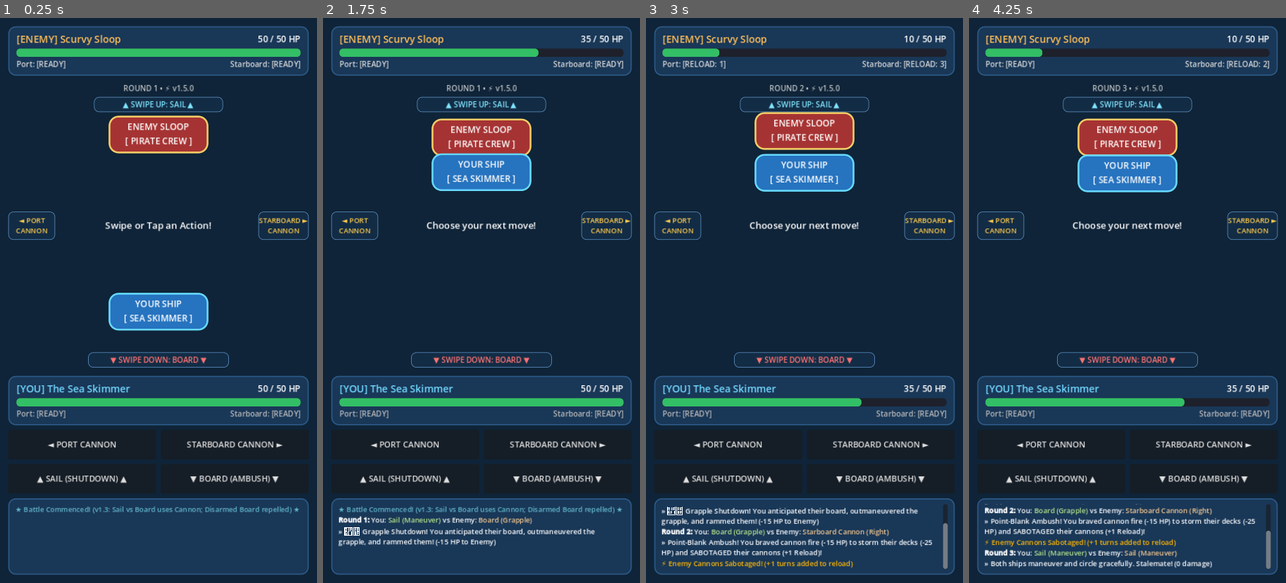
Above: before the commit, frames 1-4 (left to right).
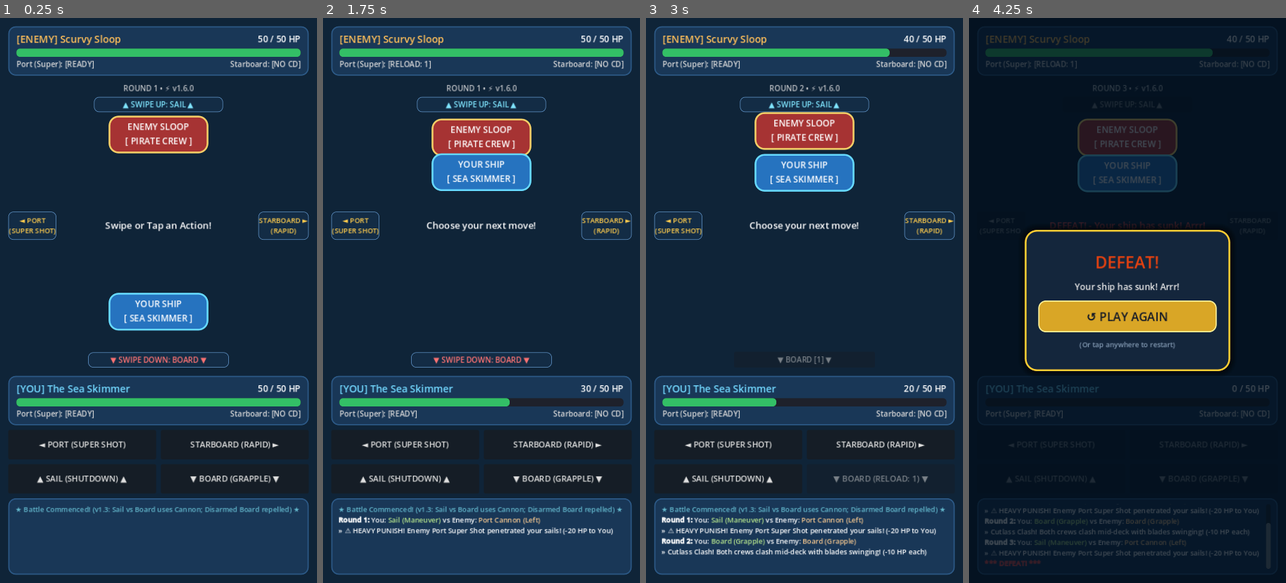
Above: after the commit, the same moments.

Repository: ajknox-agent/rogue-swipe
Game: Godot game, scene res://scenes/battle.tscn
Same seed, same stepped clock (60 frames per second), same inputs: the game is played once before the commit and once after it.
Inputs (mouse positions are in pixels of both pictures, inside the frame that each line leads up to):
- Up to frame 1 (0.25 s): no input
- Up to frame 2 (1.75 s): tap Enter at 0.5 s; drag from (481, 300) to (513, 176) at 0.52 s; drag from (418, 328) to (465, 413) at 1.27 s
- Up to frame 3 (3 s): move the mouse to (836, 176) at 2.02 s; hold D 2.03-2.75 s; drag from (788, 413) to (709, 215) at 2.77 s
- Up to frame 4 (4.25 s): move the mouse to (1222, 385) at 3.52 s; hold A from 3.53 s (still down)

The runs differ from the first frame. In frame 1, 1.3% of the frame differs, in the area x 2-95%, y 7-83%; in frame 2, 3.5%; in frame 3, 7.1%; in frame 4, 43%, in the area x 2-98%, y 1-99%.

Commit message:
Implement asymmetric cannons (Starboard no CD, Port super anti-sail shot 1t CD) and Board 1t CD

Diff:
--- a/config.json
+++ b/config.json
@@ -1,14 +1,16 @@
 {
-  "config_version": "1.5.0",
-  "config_name": "The 3 Pillars: Power, Punish & Shutdown",
+  "config_version": "1.6.0",
+  "config_name": "Asymmetric Cannons & Board Cooldown",
   "max_hp": 50,
   "cannon_damage": 15,
   "cannon_vs_sail_damage": 8,
+  "port_super_shot_damage": 20,
   "sail_ram_damage": 15,
   "board_crit_damage": 25,
   "board_clash_damage": 10,
-  "grapeshot_repel_damage": 20,
-  "cannon_cooldown_turns": 2,
+  "port_cooldown_turns": 1,
+  "starboard_cooldown_turns": 0,
+  "board_cooldown_turns": 1,
   "board_sabotage_turns": 1,
   "sail_consumes_cannon": false,
   "unsuppressed_board_penalized": false,
--- a/scripts/battle_manager.gd
+++ b/scripts/battle_manager.gd
@@ -191,17 +191,14 @@
 		valid_actions.append(CombatResolver.Action.CANNON_PORT)
 	if enemy_ship.is_action_available(CombatResolver.Action.CANNON_STARBOARD):
 		valid_actions.append(CombatResolver.Action.CANNON_STARBOARD)
-	valid_actions.append(CombatResolver.Action.SAIL)
-	valid_actions.append(CombatResolver.Action.BOARD)
-
-	# If player has burned both cannons, armed enemy prioritizes Cannon to punish them!
-	if not player_ship.has_ready_cannon():
-		var cannon_acts: Array[CombatResolver.Action] = []
-		for a in valid_actions:
-			if CombatResolver.is_cannon(a):
-				cannon_acts.append(a)
-		if not cannon_acts.is_empty() and randf() < config.enemy_ai_aggression:
-			return cannon_acts.pick_random()
+	if enemy_ship.is_action_available(CombatResolver.Action.SAIL):
+		valid_actions.append(CombatResolver.Action.SAIL)
+	if enemy_ship.is_action_available(CombatResolver.Action.BOARD):
+		valid_actions.append(CombatResolver.Action.BOARD)
+
+	# If Port Super Shot is ready, smart chance to fire it!
+	if enemy_ship.is_action_available(CombatResolver.Action.CANNON_PORT) and randf() < 0.45:
+		return CombatResolver.Action.CANNON_PORT
 
 	return valid_actions.pick_random()
 
@@ -252,10 +249,10 @@
 	# Apply Sabotage (+N to opponent's cannon cooldowns)
 	if result.enemy_cannons_sabotaged:
 		enemy_ship.sabotage_cannons(config.board_sabotage_turns)
-		_log_message("[color=#ffb703]⚡ Enemy Cannons Sabotaged! (+%d turns added to reload)[/color]" % config.board_sabotage_turns)
+		_log_message("[color=#ffb703]⚡ Enemy Cannons Sabotaged! (+%d turn reload)[/color]" % config.board_sabotage_turns)
 	if result.player_cannons_sabotaged:
 		player_ship.sabotage_cannons(config.board_sabotage_turns)
-		_log_message("[color=#e63946]⚠️ Your Cannons Were Sabotaged! (+%d turns added to reload)[/color]" % config.board_sabotage_turns)
+		_log_message("[color=#e63946]⚠️ Your Cannons Were Sabotaged! (+%d turn reload)[/color]" % config.board_sabotage_turns)
 
 	_update_ui()
 
@@ -307,14 +304,9 @@
 	edge_hint_bottom.disabled = not can_board
 
 func _update_ui() -> void:
-	var p_cannons_ready = player_ship.get_ready_cannon_count()
-
 	# Round Header
 	var sync_badge = "⚡" if config.is_live_synced else "⚓"
-	if p_cannons_ready == 0:
-		round_info_label.text = "R%d • ⚠️ DISARMED! | %s v%s" % [round_number, sync_badge, config.config_version]
-	else:
-		round_info_label.text = "ROUND %d • %s v%s" % [round_number, sync_badge, config.config_version]
+	round_info_label.text = "ROUND %d • %s v%s" % [round_number, sync_badge, config.config_version]
 
 	# Health Bars
 	player_hp_bar.max_value = config.max_hp
@@ -326,47 +318,41 @@
 	enemy_hp_label.text = "%d / %d HP" % [enemy_ship.hp, config.max_hp]
 
 	# Cooldown Badges
-	player_port_cd_label.text = "Port: " + _cd_str(player_ship.port_cannon_cd)
-	player_starboard_cd_label.text = "Starboard: " + _cd_str(player_ship.starboard_cannon_cd)
-
-	if p_cannons_ready == 0:
-		player_port_cd_label.modulate = Color(1.0, 0.4, 0.4)
-		player_starboard_cd_label.modulate = Color(1.0, 0.4, 0.4)
-	else:
-		player_port_cd_label.modulate = Color(0.85, 0.85, 0.85)
-		player_starboard_cd_label.modulate = Color(0.85, 0.85, 0.85)
-
-	enemy_port_cd_label.text = "Port: " + _cd_str(enemy_ship.port_cannon_cd)
-	enemy_starboard_cd_label.text = "Starboard: " + _cd_str(enemy_ship.starboard_cannon_cd)
+	player_port_cd_label.text = "Port (Super): " + _cd_str(player_ship.port_cannon_cd)
+	if player_ship.starboard_cannon_cd > 0:
+		player_starboard_cd_label.text = "Starboard: [RELOAD: %d]" % player_ship.starboard_cannon_cd
+	else:
+		player_starboard_cd_label.text = "Starboard: [NO CD]"
+
+	enemy_port_cd_label.text = "Port (Super): " + _cd_str(enemy_ship.port_cannon_cd)
+	if enemy_ship.starboard_cannon_cd > 0:
+		enemy_starboard_cd_label.text = "Starboard: [RELOAD: %d]" % enemy_ship.starboard_cannon_cd
+	else:
+		enemy_starboard_cd_label.text = "Starboard: [NO CD]"
 
 	# Button Text with Cooldown Indicator
 	if player_ship.port_cannon_cd > 0:
-		btn_port.text = "◄ PORT [%d]" % player_ship.port_cannon_cd
-		edge_hint_left.text = "◄ PORT\n[%d]" % player_ship.port_cannon_cd
-	else:
-		btn_port.text = "◄ PORT CANNON"
-		edge_hint_left.text = "◄ PORT\nCANNON"
+		btn_port.text = "◄ PORT SUPER [%d]" % player_ship.port_cannon_cd
+		edge_hint_left.text = "◄ PORT SUPER\n[%d]" % player_ship.port_cannon_cd
+	else:
+		btn_port.text = "◄ PORT (SUPER SHOT)"
+		edge_hint_left.text = "◄ PORT\n(SUPER SHOT)"
 
 	if player_ship.starboard_cannon_cd > 0:
 		btn_starboard.text = "STARBOARD [%d] ►" % player_ship.starboard_cannon_cd
 		edge_hint_right.text = "STARBOARD ►\n[%d]" % player_ship.starboard_cannon_cd
 	else:
-		btn_starboard.text = "STARBOARD CANNON ►"
-		edge_hint_right.text = "STARBOARD ►\nCANNON"
-
-	# Dynamic Sail / Board hints based on config
-	if config.sail_consumes_cannon and p_cannons_ready == 0:
-		btn_sail.text = "▲ SAIL (EVADE - 0 DMG) ▲"
-		edge_hint_top.text = "▲ SWIPE UP: SAIL (EVADE) ▲"
-	else:
-		btn_sail.text = "▲ SAIL (SHUTDOWN) ▲"
-		edge_hint_top.text = "▲ SWIPE UP: SAIL ▲"
-
-	if config.unsuppressed_board_penalized and p_cannons_ready == 0:
-		btn_board.text = "▼ BOARD (⚠️ NO COVER) ▼"
-		edge_hint_bottom.text = "▼ SWIPE DOWN: BOARD (⚠️ NO COVER) ▼"
-	else:
-		btn_board.text = "▼ BOARD (AMBUSH) ▼"
+		btn_starboard.text = "STARBOARD (RAPID) ►"
+		edge_hint_right.text = "STARBOARD ►\n(RAPID)"
+
+	btn_sail.text = "▲ SAIL (SHUTDOWN) ▲"
+	edge_hint_top.text = "▲ SWIPE UP: SAIL ▲"
+
+	if player_ship.board_cd > 0:
+		btn_board.text = "▼ BOARD (RELOAD: %d) ▼" % player_ship.board_cd
+		edge_hint_bottom.text = "▼ BOARD [%d] ▼" % player_ship.board_cd
+	else:
+		btn_board.text = "▼ BOARD (GRAPPLE) ▼"
 		edge_hint_bottom.text = "▼ SWIPE DOWN: BOARD ▼"
 
 	_set_buttons_enabled(current_state == State.PLAYER_TURN)
--- a/scripts/combat_resolver.gd
+++ b/scripts/combat_resolver.gd
@@ -66,6 +66,8 @@
 	var penalize_unsuppressed = config.unsuppressed_board_penalized if config and "unsuppressed_board_penalized" in config else true
 	var sail_consumes = config.sail_consumes_cannon if config and "sail_consumes_cannon" in config else true
 
+	var port_super_dmg = config.port_super_shot_damage if config and "port_super_shot_damage" in config else 20
+
 	var p_cannon = is_cannon(player_act)
 	var e_cannon = is_cannon(enemy_act)
 
@@ -79,14 +81,22 @@
 	# Case 2: Cannon vs Sail
 	elif p_cannon and enemy_act == Action.SAIL:
 		res.player_damage = 0
-		res.enemy_damage = c_v_s_dmg
-		res.outcome_summary = "Enemy sails evasively! Cannon deals glancing hit for -%d HP." % c_v_s_dmg
+		if player_act == Action.CANNON_PORT:
+			res.enemy_damage = port_super_dmg
+			res.outcome_summary = "💥 SUPER SHOT! Port heavy cannon penetrated enemy sails! (-%d HP to Enemy)" % port_super_dmg
+		else:
+			res.enemy_damage = c_v_s_dmg
+			res.outcome_summary = "Enemy sails evasively! Starboard cannon deals glancing hit for -%d HP." % c_v_s_dmg
 		res.advantage = "PLAYER"
 
 	elif player_act == Action.SAIL and e_cannon:
-		res.player_damage = c_v_s_dmg
 		res.enemy_damage = 0
-		res.outcome_summary = "You sail evasively! Mitigated enemy cannon blast to -%d HP." % c_v_s_dmg
+		if enemy_act == Action.CANNON_PORT:
+			res.player_damage = port_super_dmg
+			res.outcome_summary = "⚠️ HEAVY PUNISH! Enemy Port Super Shot penetrated your sails! (-%d HP to You)" % port_super_dmg
+		else:
+			res.player_damage = c_v_s_dmg
+			res.outcome_summary = "You sail evasively! Mitigated Starboard cannon blast to -%d HP." % c_v_s_dmg
 		res.advantage = "ENEMY"
 
 	# Case 3: Cannon vs Board
--- a/scripts/game_config.gd
+++ b/scripts/game_config.gd
@@ -13,21 +13,25 @@
 # Damage Values
 var cannon_damage: int = 15
 var cannon_vs_sail_damage: int = 8
+var port_super_shot_damage: int = 20  # Heavy super shot vs Sail (punishes sailing)
 var sail_ram_damage: int = 15
 var board_crit_damage: int = 25
 var board_clash_damage: int = 10
 var grapeshot_repel_damage: int = 20
 
 # Cooldowns & Turn Counters
-var cannon_cooldown_turns: int = 2  # Turns on reload after firing (3 turns total cycle)
-var board_sabotage_turns: int = 1   # Turns added to enemy cannons upon successful board
+var port_cooldown_turns: int = 1       # Port Super Shot has 1 turn CD
+var starboard_cooldown_turns: int = 0  # Starboard standard broadside has NO cooldown
+var board_cooldown_turns: int = 1      # Boarding has 1 turn CD (prevents spam)
+var cannon_cooldown_turns: int = 2     # Legacy fallback
+var board_sabotage_turns: int = 1      # Turns added to enemy cannons upon successful board
 
 # Mechanics Toggles
-var sail_consumes_cannon: bool = true
-var unsuppressed_board_penalized: bool = true
+var sail_consumes_cannon: bool = false
+var unsuppressed_board_penalized: bool = false
 
 # AI Settings
-var enemy_ai_aggression: float = 0.65
+var enemy_ai_aggression: float = 0.55
 
 # Live Sync Status
 var is_live_synced: bool = false
@@ -44,6 +48,8 @@
 		cannon_damage = int(data["cannon_damage"])
 	if data.has("cannon_vs_sail_damage"):
 		cannon_vs_sail_damage = int(data["cannon_vs_sail_damage"])
+	if data.has("port_super_shot_damage"):
+		port_super_shot_damage = int(data["port_super_shot_damage"])
 	if data.has("sail_ram_damage"):
 		sail_ram_damage = int(data["sail_ram_damage"])
 	if data.has("board_crit_damage"):
@@ -52,6 +58,12 @@
 		board_clash_damage = int(data["board_clash_damage"])
 	if data.has("grapeshot_repel_damage"):
 		grapeshot_repel_damage = int(data["grapeshot_repel_damage"])
+	if data.has("port_cooldown_turns"):
+		port_cooldown_turns = int(data["port_cooldown_turns"])
+	if data.has("starboard_cooldown_turns"):
+		starboard_cooldown_turns = int(data["starboard_cooldown_turns"])
+	if data.has("board_cooldown_turns"):
+		board_cooldown_turns = int(data["board_cooldown_turns"])
 	if data.has("cannon_cooldown_turns"):
 		cannon_cooldown_turns = int(data["cannon_cooldown_turns"])
 	if data.has("board_sabotage_turns"):
--- a/scripts/ship_state.gd
+++ b/scripts/ship_state.gd
@@ -3,14 +3,17 @@
 const CombatResolver = preload("res://scripts/combat_resolver.gd")
 
 const MAX_DEFAULT_HP: int = 50
-const DEFAULT_CANNON_COOLDOWN: int = 2
 
 var name: String = "Ship"
 var max_hp: int = MAX_DEFAULT_HP
 var hp: int = MAX_DEFAULT_HP
-var cannon_cooldown_turns: int = DEFAULT_CANNON_COOLDOWN
+var port_cooldown_turns: int = 1
+var starboard_cooldown_turns: int = 0
+var board_cooldown_turns: int = 1
+
 var port_cannon_cd: int = 0
 var starboard_cannon_cd: int = 0
+var board_cd: int = 0
 var config: RefCounted = null
 
 func _init(p_name: String = "Ship", p_config: RefCounted = null) -> void:
@@ -24,8 +27,12 @@
 	config = p_config
 	if "max_hp" in config:
 		max_hp = config.max_hp
-	if "cannon_cooldown_turns" in config:
-		cannon_cooldown_turns = config.cannon_cooldown_turns
+	if "port_cooldown_turns" in config:
+		port_cooldown_turns = config.port_cooldown_turns
+	if "starboard_cooldown_turns" in config:
+		starboard_cooldown_turns = config.starboard_cooldown_turns
+	if "board_cooldown_turns" in config:
+		board_cooldown_turns = config.board_cooldown_turns
 
 func reset() -> void:
 	if config:
@@ -33,13 +40,14 @@
 	hp = max_hp
 	port_cannon_cd = 0
 	starboard_cannon_cd = 0
+	board_cd = 0
 
 func is_action_available(action: CombatResolver.Action) -> bool:
 	match action:
 		CombatResolver.Action.SAIL:
 			return true
 		CombatResolver.Action.BOARD:
-			return true
+			return board_cd <= 0
 		CombatResolver.Action.CANNON_PORT:
 			return port_cannon_cd <= 0
 		CombatResolver.Action.CANNON_STARBOARD:
@@ -50,15 +58,19 @@
 func use_action(action: CombatResolver.Action) -> void:
 	match action:
 		CombatResolver.Action.CANNON_PORT:
-			port_cannon_cd = cannon_cooldown_turns + 1
+			port_cannon_cd = (port_cooldown_turns + 1) if port_cooldown_turns > 0 else 0
 		CombatResolver.Action.CANNON_STARBOARD:
-			starboard_cannon_cd = cannon_cooldown_turns + 1
+			starboard_cannon_cd = (starboard_cooldown_turns + 1) if starboard_cooldown_turns > 0 else 0
+		CombatResolver.Action.BOARD:
+			board_cd = (board_cooldown_turns + 1) if board_cooldown_turns > 0 else 0
 
 func tick_cooldowns() -> void:
 	if port_cannon_cd > 0:
 		port_cannon_cd -= 1
 	if starboard_cannon_cd > 0:
 		starboard_cannon_cd -= 1
+	if board_cd > 0:
+		board_cd -= 1
 
 func take_damage(amount: int) -> int:
 	var actual = mini(amount, hp)
@@ -86,9 +98,9 @@
 func consume_one_cannon() -> CombatResolver.Action:
 	# Puts one ready cannon on cooldown (prefer port, then starboard)
 	if port_cannon_cd <= 0:
-		port_cannon_cd = cannon_cooldown_turns + 1
+		port_cannon_cd = (port_cooldown_turns + 1) if port_cooldown_turns > 0 else 0
 		return CombatResolver.Action.CANNON_PORT
 	elif starboard_cannon_cd <= 0:
-		starboard_cannon_cd = cannon_cooldown_turns + 1
+		starboard_cannon_cd = (starboard_cooldown_turns + 1) if starboard_cooldown_turns > 0 else 0
 		return CombatResolver.Action.CANNON_STARBOARD
 	return CombatResolver.Action.NONE
